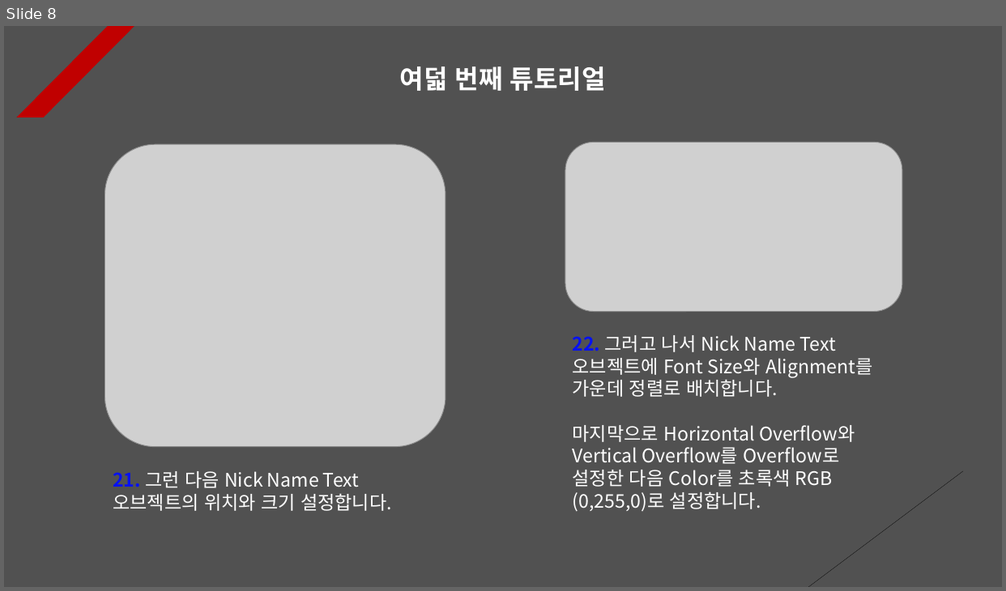
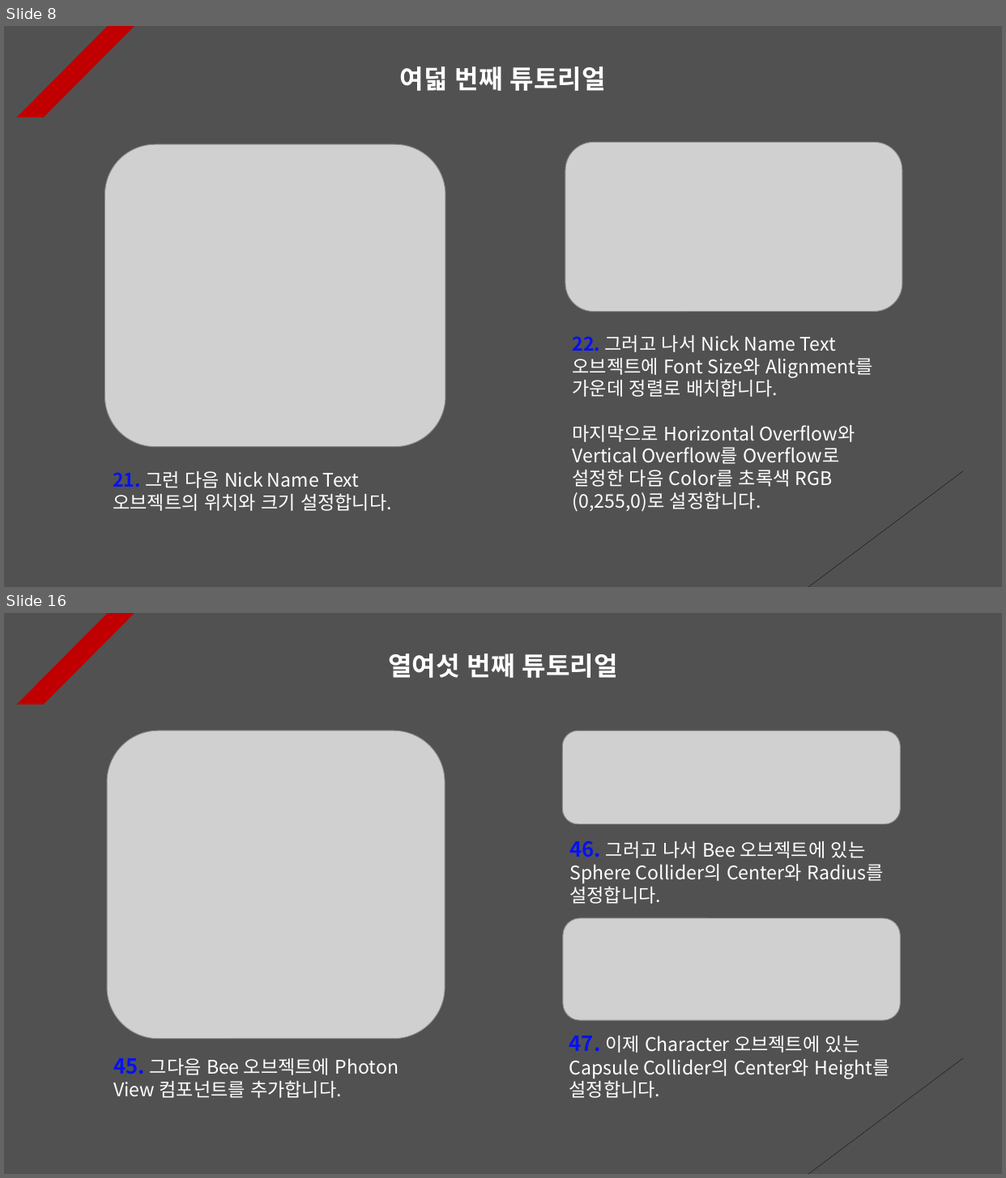
Before and after one commit to Unity2033/3D-UnityEngine, a slide deck: Assets/Class/Photon Server/PPT Data/Photon Game.pptx. Shown one above the other, each under a label of ours: slide 8 before the commit, slides 8 and 16 after it; the slides between them are not shown. The pictures are 1006x591 and 1006x1178 pixels, drawn with LibreOffice and Linux fonts; fonts in the diff are those of the drawing; grey boxes stand for pictures. Boxes give left, top, right and bottom in pixels: in the first picture for what was removed or moved away, otherwise in the second. Text is boxed around its words. In the diff, an @@ line names an element or a change of style, - is before the commit and + after.

Commit message:
Light tutorial renewal
- Photon Server Update PPT Data

- Set to reverse the position of the
  object by inverting the size value
  when it comes to a specific
  position

- Implemented to move in a specific
  direction with a translation function

- Adding and deleting resource data

```diff
--- a/Assets/Class/Photon Server/PPT Data/Photon Game.pptx
+++ b/Assets/Class/Photon Server/PPT Data/Photon Game.pptx
@@ slide 16 added at (x1=4, y1=613, x2=1002, y2=1174), background #515151; not listed: 2 template elements that a slide beside it also shows @@
@@ text added at (x1=388, y1=653, x2=618, y2=678), 25 pt, text #FFFFFF, bold @@
+열여섯 번째 튜토리얼
@@ picture added at (x1=108, y1=730, x2=445, y2=1039) @@
@@ picture added at (x1=562, y1=730, x2=900, y2=824) @@
@@ text added at (x1=569, y1=841, x2=883, y2=904), 18 pt, text #FFFFFF @@
+46. 그러고 나서 Bee 오브젝트에 있는 Sphere Collider의 Center와 Radius를 설정합니다.
@@ picture added at (x1=563, y1=918, x2=901, y2=1020) @@
@@ text added at (x1=569, y1=1036, x2=890, y2=1098), 18 pt, text #FFFFFF @@
+47. 이제 Character 오브젝트에 있는 Capsule Collider의 Center와 Height를 설정합니다.
@@ text added at (x1=113, y1=1059, x2=399, y2=1098), 18 pt, text #FFFFFF @@
+45. 그다음 Bee 오브젝트에 Photon View 컴포넌트를 추가합니다.
```
Also in this commit, not shown: 6 slides changed, 1 other slide added, 48 other files.
